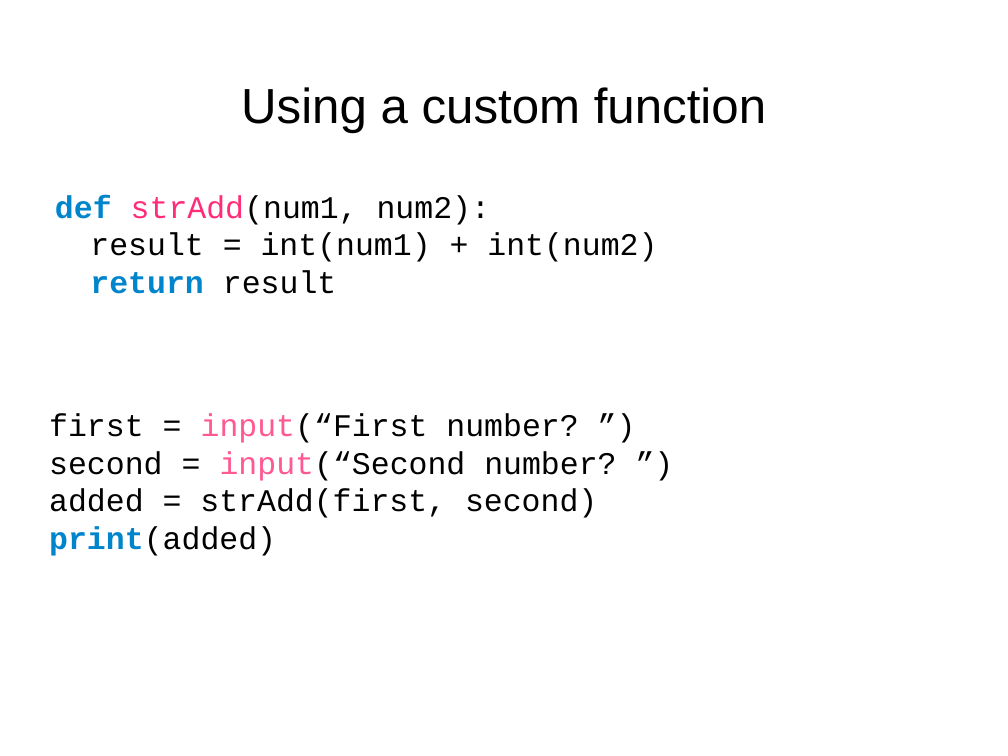
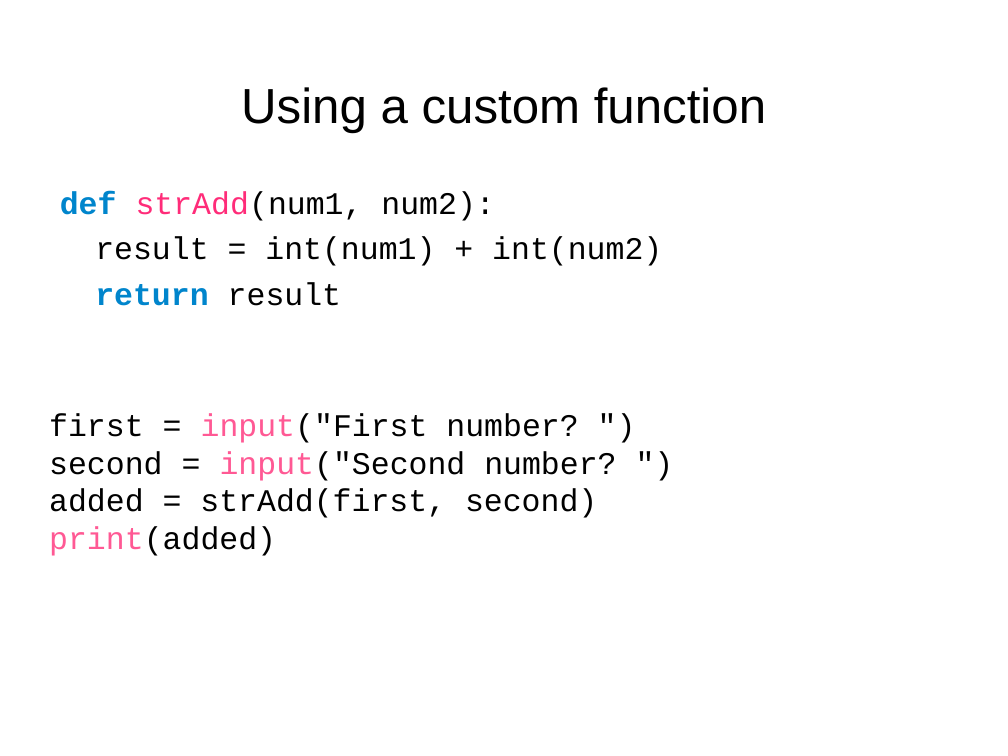
Before and after one commit to PennGCB/python_bootcamp, a slide deck: slide 8 of lab6/py3/lab6_custom_functions.pptx (slide 9 before the commit). Drawn at 1008x756 pixels with LibreOffice and Linux fonts; fonts in the diff are those of the drawing. Boxes give left, top, right and bottom in pixels: in the first picture for what was removed or moved away, otherwise in the second. Text is boxed around its words. In the diff, an @@ line names an element or a change of style, - is before the commit and + after.

```diff
--- a/lab6/py3/lab6_custom_functions.pptx
+++ b/lab6/py3/lab6_custom_functions.pptx
@@ text "def strAdd(num1, num2):" at (x1=60, y1=191, x2=662, y2=306): line spacing 1 to 1.2 @@
@@ text at (x1=49, y1=413, x2=616, y2=481): text changed @@
-first = input(“First number? ”)
-second = input(“Second number? ”)
+first = input("First number? ")
+second = input("Second number? ")
@@ text at (x1=49, y1=526, x2=276, y2=556): text colour #0085CC to #FF5994, bold off in "print(added)" @@
```
Also in this commit, not shown: 1 other slide changed, 1 slide removed, 1 other file.
